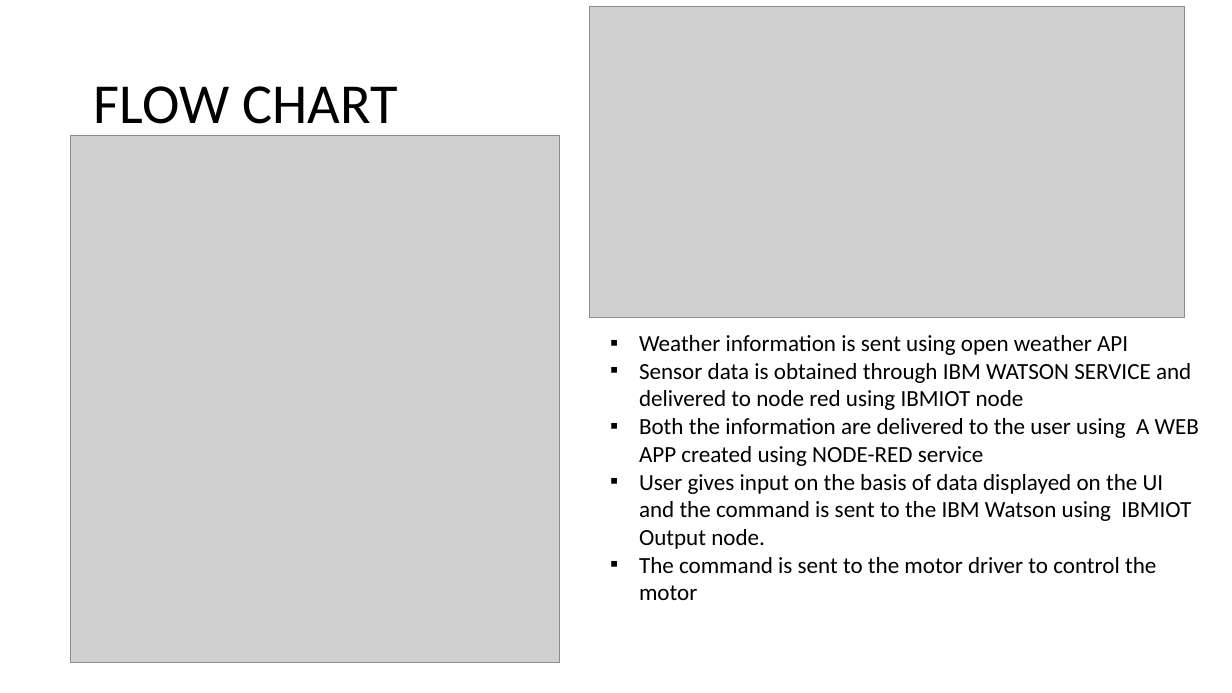
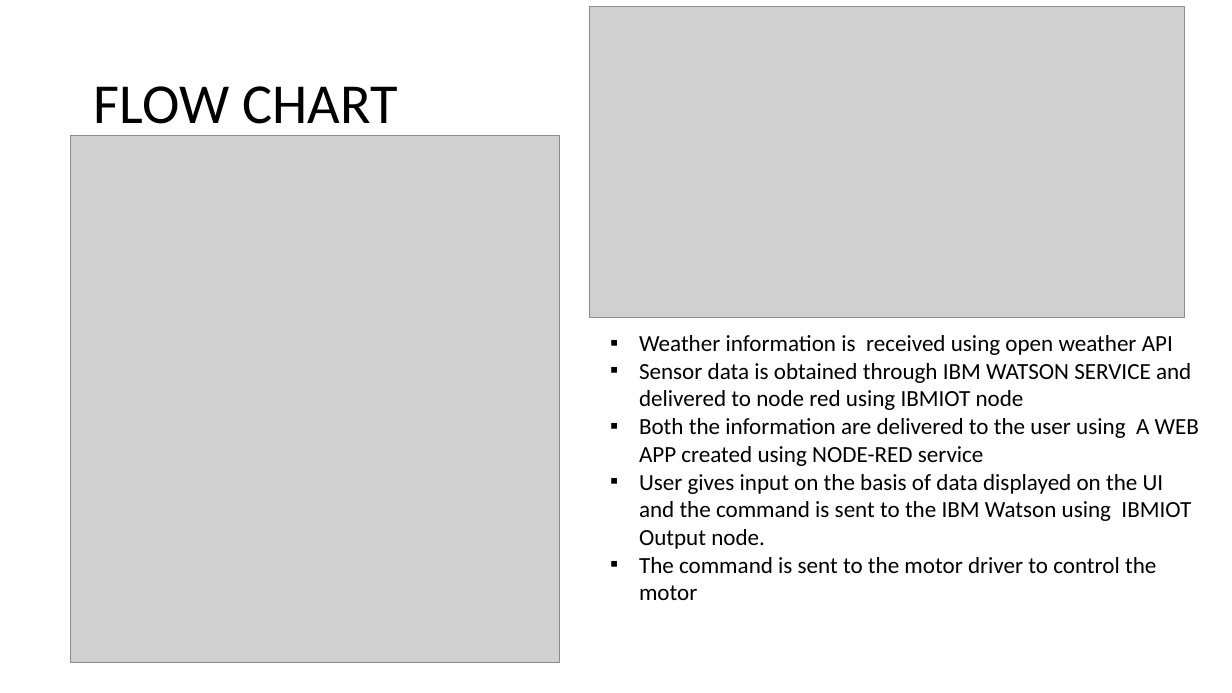
Before and after one commit to SmartPracticeschool/llSPS-INT-2338-Smart-Agriculture-system-based-on-IoT, a slide deck: slide 4 of presentation.pptx. Drawn at 1232x693 pixels with LibreOffice and Linux fonts; fonts in the diff are those of the drawing; grey boxes stand for pictures. Boxes give left, top, right and bottom in pixels: in the first picture for what was removed or moved away, otherwise in the second. Text is boxed around its words. In the diff, an @@ line names an element or a change of style, - is before the commit and + after.

Commit message:
projectpresentation

```diff
--- a/presentation.pptx
+++ b/presentation.pptx
@@ text at (639, 335, 1173, 355): text changed @@
-▪ Weather information is sent using open weather API
+▪ Weather information is received using open weather API
```
